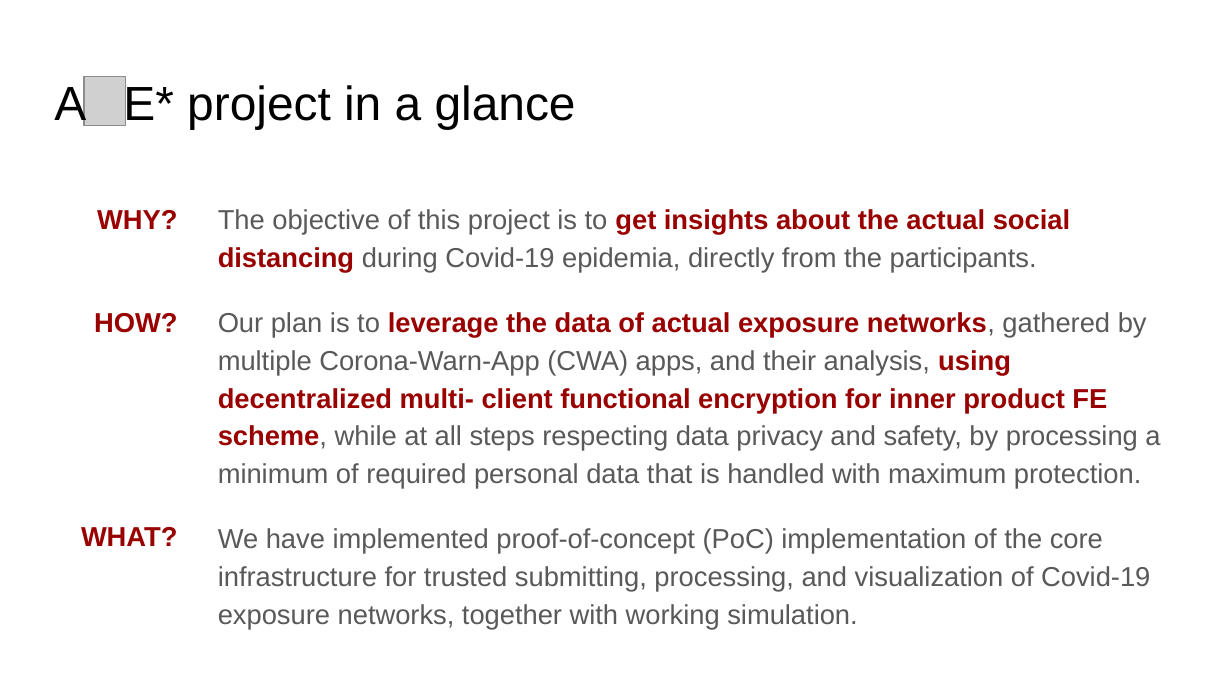
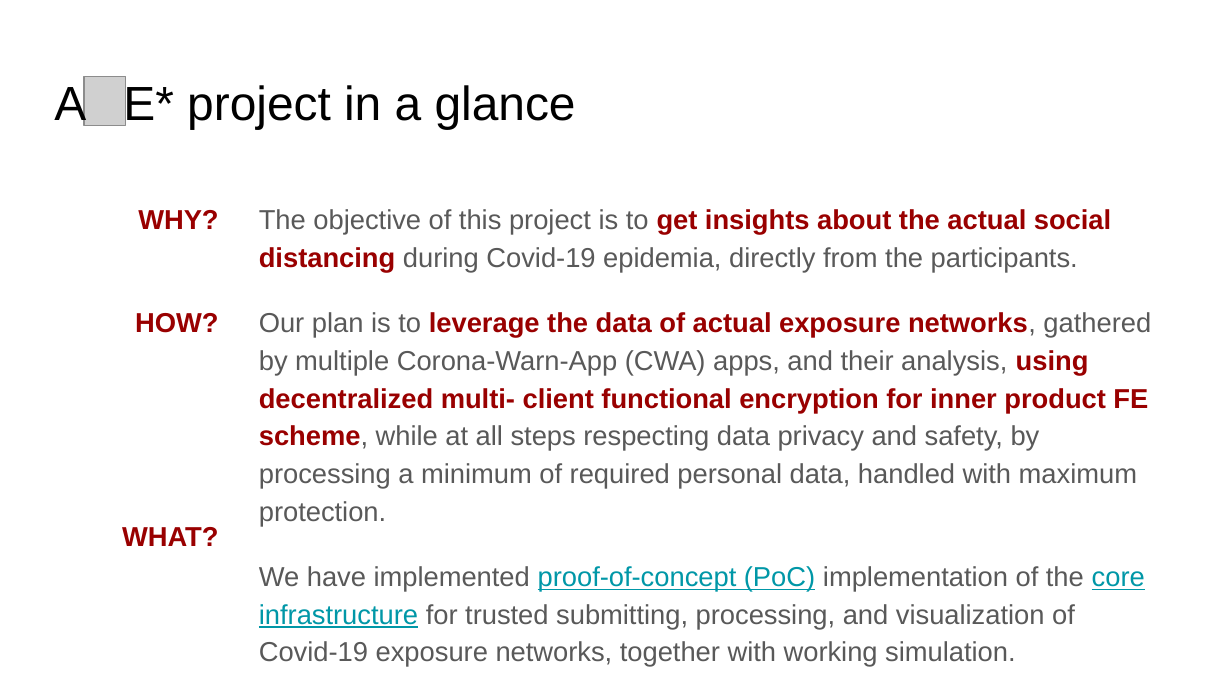
Before and after one commit to cryptohackathon/ace-net, a slide deck: slide 3 of documentation/Presentation.pptx (slide 2 before the commit). Drawn at 1232x693 pixels with LibreOffice and Linux fonts; fonts in the diff are those of the drawing; grey boxes stand for pictures. Boxes give left, top, right and bottom in pixels: in the first picture for what was removed or moved away, otherwise in the second. Text is boxed around its words. In the diff, an @@ line names an element or a change of style, - is before the commit and + after.

```diff
--- a/documentation/Presentation.pptx
+++ b/documentation/Presentation.pptx
@@ text "WHY?": place and size @@
-text "WHY?" at bbox=[81, 210, 177, 546]
+text "WHY?" at bbox=[122, 210, 218, 546]
@@ text "The objective of this project ...": place and size @@
-text "The objective of this project ..." at bbox=[218, 209, 1160, 629]
+text "The objective of this project ..." at bbox=[259, 209, 1151, 667]
@@ text at bbox=[259, 312, 1151, 526]: text changed @@
-Our plan is to leverage the data of actual exposure networks, gathered by multiple Corona-Warn-App (CWA) apps, and their analysis, using decentralized multi- client functional encryption for inner product FE scheme, while at all steps respecting data privacy and safety, by processing a minimum of required personal data that is handled with maximum protection.
+Our plan is to leverage the data of actual exposure networks, gathered by multiple Corona-Warn-App (CWA) apps, and their analysis, using decentralized multi- client functional encryption for inner product FE scheme, while at all steps respecting data privacy and safety, by processing a minimum of required personal data, handled with maximum protection.
@@ text at bbox=[259, 566, 1145, 667]: text colour #595959 to #0097A7, underline on in "proof-of-concept (PoC) core infrastructure" @@
```
Also in this commit, not shown: 6 other slides changed, 1 slide added, 1 other file.
